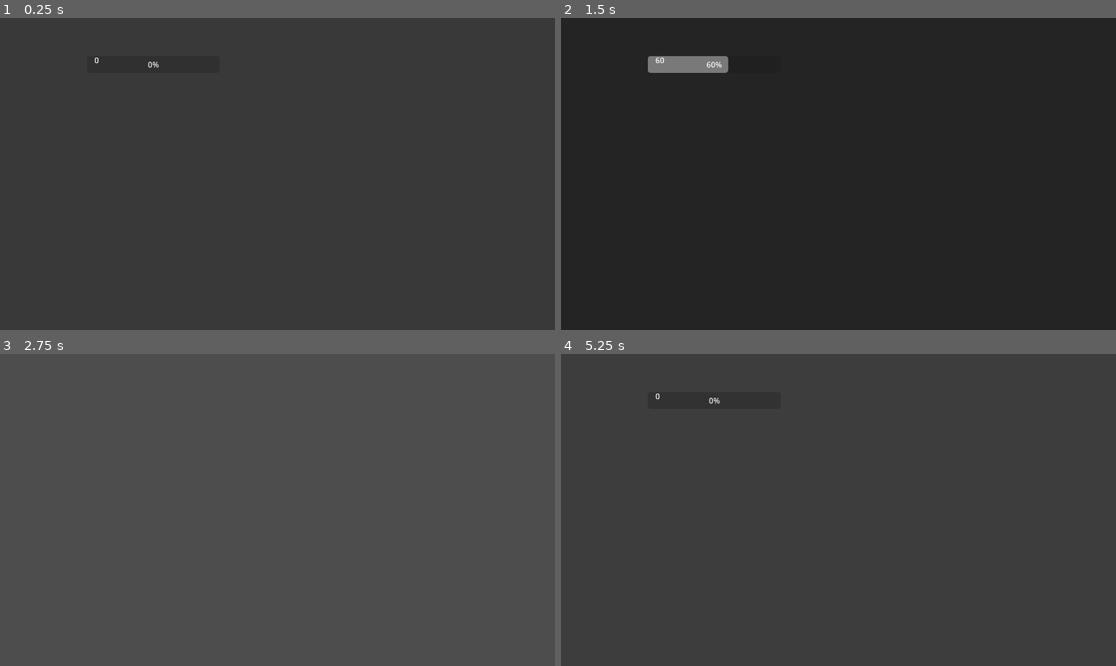
Above: before the commit, frames 1-4 (two rows, left to right).
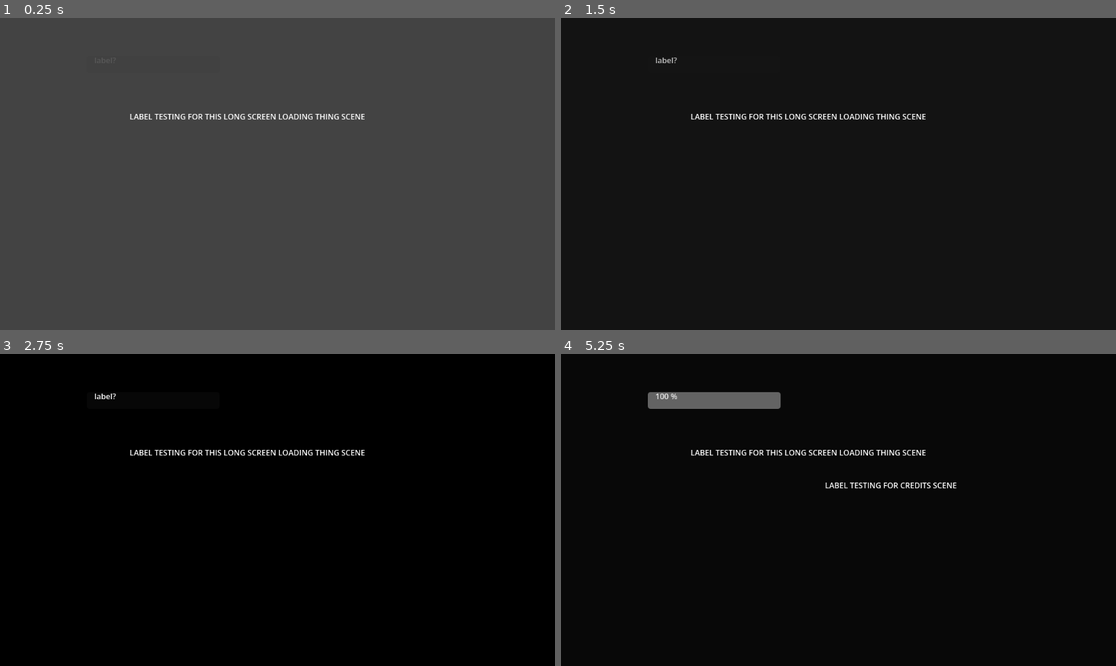
Above: after the commit, the same moments.

Repository: Gablinski/Foren
Game: Godot game, scene res://boot.tscn
The game is run twice, just before and just after one commit, with the same random seed, the same clock (stepped at 60 frames per second) and the same inputs. The engine's default icon, where the game draws it, is replaced by a stand-in: a white triangle on a blue panel in a dark square.
Inputs (mouse positions are in pixels of both pictures, inside the frame that each line leads up to):
- Up to frame 1 (0.25 s): no input
- Up to frame 2 (1.5 s): tap Enter at 0.5 s; move the mouse to (960, 158) at 0.52 s; hold D (move_right) 0.53-1.28 s; tap Q (dash) at 0.6, 1.35 s; tap Space (jump) at 0.77 s; move the mouse to (727, 189) at 1.27 s; hold S (move_back) from 1.28 s (still down)
- Up to frame 3 (2.75 s): tap Space (jump) at 1.52 s; move the mouse to (333, 441) at 2.02 s; release S (move_back) at 2.03 s; hold D (move_right) from 2.03 s (still down); tap Q (dash) at 2.1 s
- Up to frame 4 (5.25 s): tap Space (jump) at 2.75, 3.02, 3.77, 4.25, 4.52 s; move the mouse to (810, 572) at 2.77 s; release D (move_right) at 2.78 s; hold W (move_forward) 2.78-3.53 s; tap Q (dash) every 0.75 s from 2.85 to 5.1 s; tap Enter at 3.5, 5 s; move the mouse to (1005, 556) at 3.52 s; hold A (move_left) 3.53-5.03 s; move the mouse to (672, 463) at 4.27 s; move the mouse to (866, 510) at 5.02 s; hold S (move_back) from 5.03 s (still down)

The runs differ from the first frame. In frame 1, 0.5% of the frame differs, in the area x 17-66%, y 12-33%; in frame 2, 1.2%; in frame 3, 100%, in the area x 0-100%, y 0-100%; in frame 4, 100%.

Commit message:
TUNGUTNUGNUTNUNTNGNGUNTUTNTTTT

Diff:
--- a/credits.tscn
+++ b/credits.tscn
@@ -68,3 +68,10 @@
 
 [node name="AnimationPlayer" type="AnimationPlayer" parent="." unique_id=1399842503]
 libraries/ = SubResource("AnimationLibrary_c1t8d")
+
+[node name="Label" type="Label" parent="." unique_id=856687193]
+offset_left = 548.0
+offset_top = 261.0
+offset_right = 951.0
+offset_bottom = 398.0
+text = "LABEL TESTING FOR CREDITS SCENE"
--- a/loading_screen_long.gd
+++ b/loading_screen_long.gd
@@ -5,13 +5,17 @@
 @export var animation_player : AnimationPlayer
 @export var progress_bar : ProgressBar
 @export var percentage_label : Label
+@export var min_display_time : float = 3.0
 
 var update_value : float = 0.0
+var is_loading : bool = false
 
 func _ready() -> void:
 	progress_bar.max_value = 1.0
 	progress_bar.value = 0.0
 	await animation_player.animation_finished
+	await get_tree().create_timer(min_display_time).timeout
+	is_loading = true
 	loading_screen_ready.emit()
 
 func on_progress_changed(value: float) -> void:
@@ -19,13 +23,17 @@
 		update_value = value
 
 func _process(delta: float) -> void:
-	var target : float = 0.5 if update_value >= 1.0 else clamp(update_value + (0.9 - progress_bar.value) * delta * 0.5, 0.0, 0.9)
-	progress_bar.value = lerp(progress_bar.value, target, delta * 3.0)
-	percentage_label.text = str(int(progress_bar.value * 100))
+	if not is_loading:
+		return
+	if progress_bar.value < update_value:
+		progress_bar.value = lerp(progress_bar.value, update_value, delta)
+	progress_bar.value += delta * 0.2 * \
+		(0.5 if update_value >= 1.0 else clamp(0.9 - progress_bar.value, 0.0, 1.0))
+	percentage_label.text = str(int(progress_bar.value * 100.0)) + " %"
 
 func on_load_finished() -> void:
 	progress_bar.value = 1.0
-	percentage_label.text = "100"
+	percentage_label.text = "100 %"
 	animation_player.play_backwards("Transition")
 	await animation_player.animation_finished
 	queue_free()
--- a/loading_screen_long.tscn
+++ b/loading_screen_long.tscn
@@ -22,6 +22,7 @@
 
 [sub_resource type="Animation" id="Animation_04of0"]
 resource_name = "Transition"
+length = 2.0
 tracks/0/type = "value"
 tracks/0/imported = false
 tracks/0/enabled = true
@@ -29,7 +30,7 @@
 tracks/0/interp = 1
 tracks/0/loop_wrap = true
 tracks/0/keys = {
-"times": PackedFloat32Array(0, 1),
+"times": PackedFloat32Array(0, 2),
 "transitions": PackedFloat32Array(1, 1),
 "update": 0,
 "values": [Color(1, 1, 1, 0), Color(1, 1, 1, 1)]
@@ -45,8 +46,8 @@
 layer = 10
 script = ExtResource("1_ia1sv")
 animation_player = NodePath("AnimationPlayer")
-progress_bar = NodePath("ProgressBar")
-percentage_label = NodePath("Label")
+progress_bar = NodePath("Panel/ProgressBar")
+percentage_label = NodePath("Panel/Label")
 
 [node name="Panel" type="Panel" parent="." unique_id=398910017]
 modulate = Color(1, 1, 1, 0)
@@ -57,19 +58,29 @@
 grow_vertical = 2
 theme_override_styles/panel = SubResource("StyleBoxFlat_g4v7s")
 
-[node name="AnimationPlayer" type="AnimationPlayer" parent="." unique_id=1654182729]
-libraries/ = SubResource("AnimationLibrary_rtiki")
-autoplay = &"Transition"
-
-[node name="ProgressBar" type="ProgressBar" parent="." unique_id=375664643]
+[node name="ProgressBar" type="ProgressBar" parent="Panel" unique_id=375664643]
+layout_mode = 0
 offset_left = 180.0
 offset_top = 79.0
 offset_right = 456.0
 offset_bottom = 114.0
+show_percentage = false
 
-[node name="Label" type="Label" parent="." unique_id=370472165]
+[node name="Label" type="Label" parent="Panel" unique_id=370472165]
+layout_mode = 0
 offset_left = 196.0
 offset_top = 76.0
 offset_right = 282.0
 offset_bottom = 115.0
 text = "label?"
+
+[node name="AnimationPlayer" type="AnimationPlayer" parent="." unique_id=1654182729]
+libraries/ = SubResource("AnimationLibrary_rtiki")
+autoplay = &"Transition"
+
+[node name="Label" type="Label" parent="." unique_id=18690042]
+offset_left = 269.0
+offset_top = 193.0
+offset_right = 543.0
+offset_bottom = 216.0
+text = "LABEL TESTING FOR THIS LONG SCREEN LOADING THING SCENE"
--- a/pregame_loading.gd
+++ b/pregame_loading.gd
@@ -6,28 +6,37 @@
 @export var progress_bar : ProgressBar
 @export var percentage_label : Label
 @export var spinner : TextureRect
+@export var min_display_time : float = 3.0
 
 var update_value : float = 0.0
+var is_loading : bool = false
 
 func _ready() -> void:
+	spinner.pivot_offset = spinner.size / 2.0
 	progress_bar.max_value = 1.0
 	progress_bar.value = 0.0
 	await animation_player.animation_finished
+	await get_tree().create_timer(min_display_time).timeout
+	is_loading = true
 	loading_screen_ready.emit()
-
-func _process(delta: float) -> void:
-	spinner.rotation_degrees += 180.0 * delta
-	var target : float = 0.5 if update_value >= 1.0 else clamp(update_value + (0.9 - progress_bar.value) * delta * 0.5, 0.0, 0.9)
-	progress_bar.value = lerp(progress_bar.value, target, delta * 3.0)
-	percentage_label.text = str(int(progress_bar.value * 100))
 
 func on_progress_changed(value: float) -> void:
 	if value > update_value:
 		update_value = value
 
+func _process(delta: float) -> void:
+	spinner.rotation_degrees = wrapf(spinner.rotation_degrees + 180.0 * delta, 0.0, 360.0)
+	if not is_loading:
+		return
+	if progress_bar.value < update_value:
+		progress_bar.value = lerp(progress_bar.value, update_value, delta)
+	progress_bar.value += delta * 0.2 * \
+		(0.5 if update_value >= 1.0 else clamp(0.9 - progress_bar.value, 0.0, 1.0))
+	percentage_label.text = str(int(progress_bar.value * 100.0)) + " %"
+
 func on_load_finished() -> void:
 	progress_bar.value = 1.0
-	percentage_label.text = "100"
+	percentage_label.text = "100 %"
 	animation_player.play_backwards("Transition")
 	await animation_player.animation_finished
 	queue_free()
--- a/pregame_loading.tscn
+++ b/pregame_loading.tscn
@@ -23,6 +23,7 @@
 
 [sub_resource type="Animation" id="Animation_04of0"]
 resource_name = "Transition"
+length = 2.0
 tracks/0/type = "value"
 tracks/0/imported = false
 tracks/0/enabled = true
@@ -30,7 +31,7 @@
 tracks/0/interp = 1
 tracks/0/loop_wrap = true
 tracks/0/keys = {
-"times": PackedFloat32Array(0, 1),
+"times": PackedFloat32Array(0, 2),
 "transitions": PackedFloat32Array(1, 1),
 "update": 0,
 "values": [Color(1, 1, 1, 0), Color(1, 1, 1, 1)]
@@ -46,9 +47,9 @@
 layer = 10
 script = ExtResource("1_tg5gj")
 animation_player = NodePath("AnimationPlayer")
-progress_bar = NodePath("ProgressBar")
-percentage_label = NodePath("Label")
-spinner = NodePath("TextureRect")
+progress_bar = NodePath("Panel/ProgressBar")
+percentage_label = NodePath("Panel/Label")
+spinner = NodePath("Panel/TextureRect")
 
 [node name="Panel" type="Panel" parent="." unique_id=436509459]
 modulate = Color(1, 1, 1, 0)
@@ -59,26 +60,37 @@
 grow_vertical = 2
 theme_override_styles/panel = SubResource("StyleBoxFlat_g4v7s")
 
-[node name="AnimationPlayer" type="AnimationPlayer" parent="." unique_id=1284234270]
-libraries/ = SubResource("AnimationLibrary_28n2m")
-autoplay = &"Transition"
-
-[node name="ProgressBar" type="ProgressBar" parent="." unique_id=1492530378]
+[node name="ProgressBar" type="ProgressBar" parent="Panel" unique_id=1492530378]
+layout_mode = 0
 offset_left = 163.0
 offset_top = 185.0
 offset_right = 276.0
 offset_bottom = 212.0
+show_percentage = false
 
-[node name="Label" type="Label" parent="." unique_id=1361687382]
+[node name="Label" type="Label" parent="Panel" unique_id=1361687382]
+layout_mode = 0
 offset_left = 184.0
 offset_top = 262.0
 offset_right = 255.0
 offset_bottom = 329.0
 text = "LABRL"
 
-[node name="TextureRect" type="TextureRect" parent="." unique_id=357047702]
+[node name="TextureRect" type="TextureRect" parent="Panel" unique_id=357047702]
+layout_mode = 0
 offset_left = 506.0
 offset_top = 239.0
-offset_right = 546.0
-offset_bottom = 279.0
+offset_right = 634.0
+offset_bottom = 367.0
 texture = ExtResource("2_28n2m")
+
+[node name="AnimationPlayer" type="AnimationPlayer" parent="." unique_id=1284234270]
+libraries/ = SubResource("AnimationLibrary_28n2m")
+autoplay = &"Transition"
+
+[node name="Label" type="Label" parent="." unique_id=1405139111]
+offset_left = 438.0
+offset_top = 232.0
+offset_right = 760.0
+offset_bottom = 255.0
+text = "label testing for pregame loadnig screnne"
--- a/scene_loader.gd
+++ b/scene_loader.gd
@@ -1,11 +1,59 @@
 extends Node
 
+signal progress_changed(value: float)
+signal load_finished
 
-# Called when the node enters the scene tree for the first time.
+const LOADING_SHORT     : PackedScene = preload("res://loading_screen_short.tscn")
+const LOADING_LONG      : PackedScene = preload("res://loading_screen_long.tscn")
+const PREGAME_LOADING   : PackedScene = preload("res://pregame_loading.tscn")
+
+var scene_path : String = ""
+var previous_scene : String = ""
+var progress : Array = []
+var use_sub_threads : bool = true
+
 func _ready() -> void:
-	pass # Replace with function body.
+	process_mode = Node.PROCESS_MODE_ALWAYS
+	set_process(false)
 
+func load_scene(_scene_path: String, transition_type: String = "short") -> void:
+	previous_scene = get_tree().current_scene.scene_file_path
+	scene_path = _scene_path
+	var loading_screen : PackedScene
+	match transition_type:
+		"short":
+			loading_screen = LOADING_SHORT
+		"long":
+			loading_screen = LOADING_LONG
+		"pregame":
+			loading_screen = PREGAME_LOADING
+		_:
+			loading_screen = LOADING_SHORT
+	var new_load_screen := loading_screen.instantiate()
+	add_child(new_load_screen)
+	new_load_screen.process_mode = Node.PROCESS_MODE_ALWAYS
+	progress_changed.connect(new_load_screen.on_progress_changed)
+	load_finished.connect(new_load_screen.on_load_finished)
+	await new_load_screen.loading_screen_ready
+	_start_load()
 
-# Called every frame. 'delta' is the elapsed time since the previous frame.
-func _process(delta: float) -> void:
-	pass
+func go_to_previous() -> void:
+	if previous_scene != "":
+		load_scene(previous_scene)
+
+func _start_load() -> void:
+	var state : Error = ResourceLoader.load_threaded_request(scene_path, "", use_sub_threads)
+	if state == OK:
+		set_process(true)
+
+func _process(_delta: float) -> void:
+	var status : int = ResourceLoader.load_threaded_get_status(scene_path, progress)
+	progress_changed.emit(progress[0])
+	match status:
+		ResourceLoader.THREAD_LOAD_FAILED, ResourceLoader.THREAD_LOAD_INVALID_RESOURCE:
+			set_process(false)
+		ResourceLoader.THREAD_LOAD_LOADED:
+			set_process(false)
+			var resource = ResourceLoader.load_threaded_get(scene_path)
+			get_tree().change_scene_to_packed(resource)
+			load_finished.emit()
